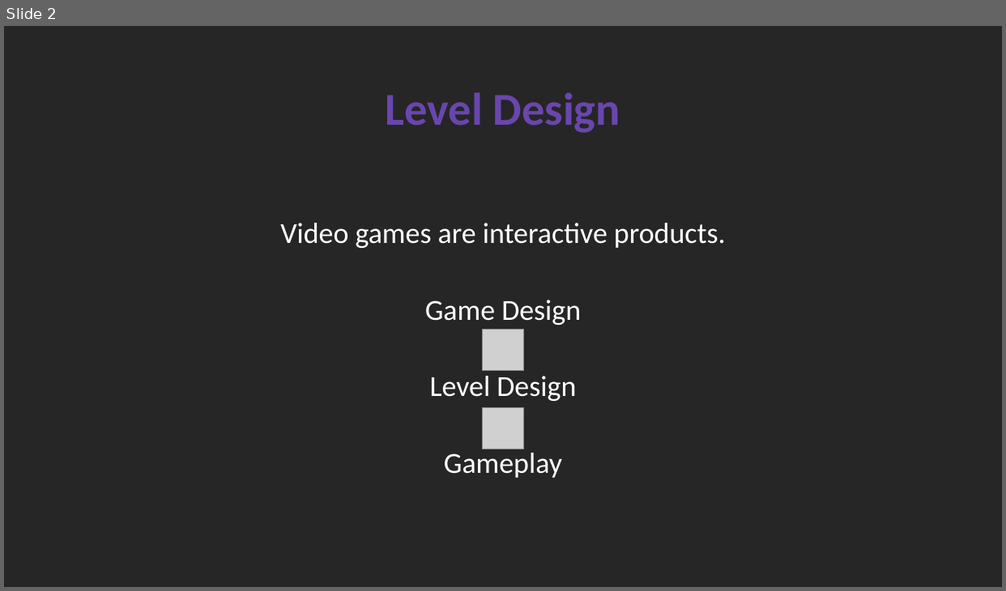
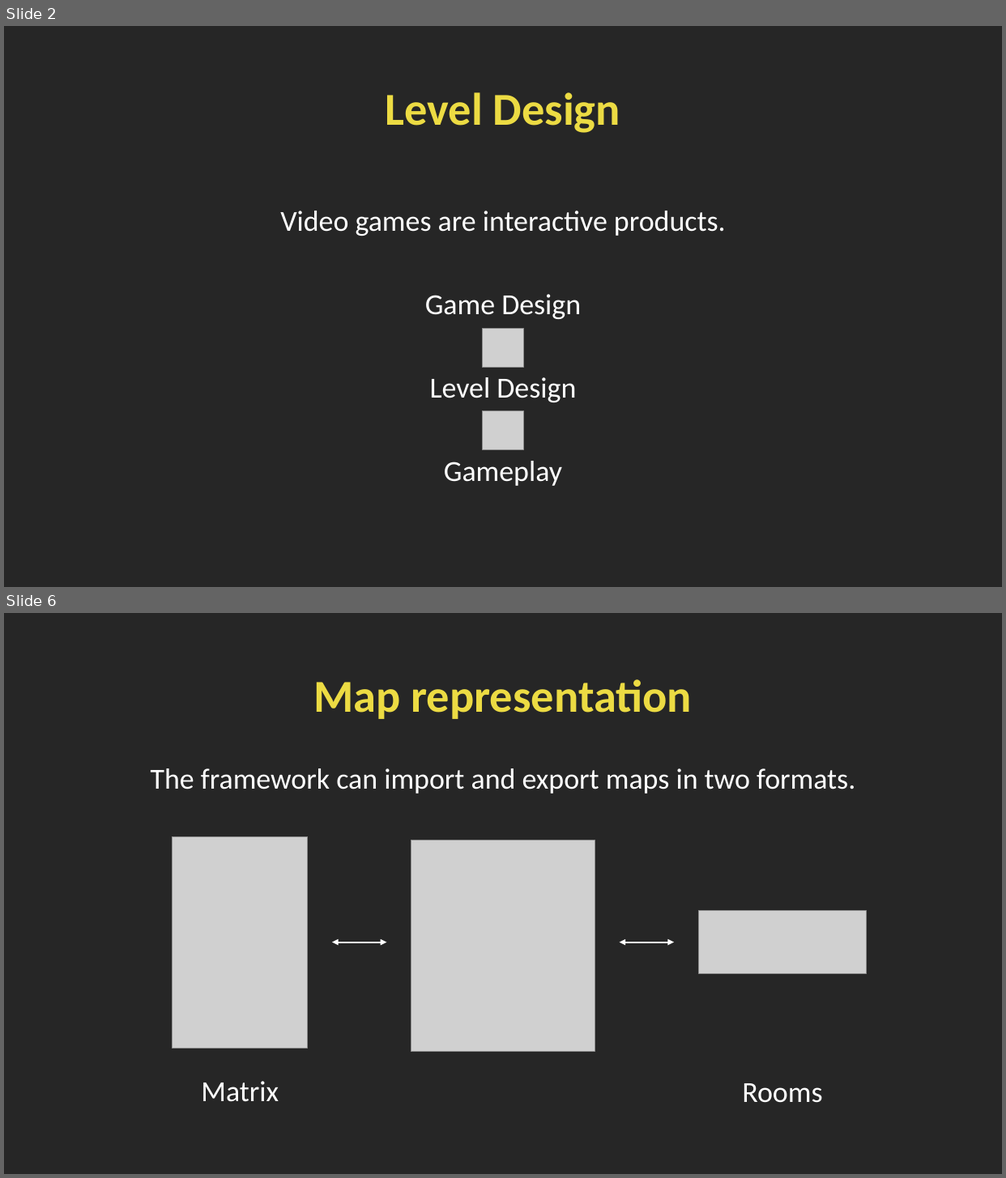
Before and after one commit to SimoDedo/ProjectArena, a slide deck: Presentation/An Online Framework for User-Based Analysis of Maps in First Person Shooters.pptx. Shown one above the other, each under a label of ours: slide 2 before the commit, slides 2 and 6 after it; the slides between them are not shown. The pictures are 1006x591 and 1006x1178 pixels, drawn with LibreOffice and Linux fonts; fonts in the diff are those of the drawing; grey boxes stand for pictures. Boxes give left, top, right and bottom in pixels: in the first picture for what was removed or moved away, otherwise in the second. Text is boxed around its words. In the diff, an @@ line names an element or a change of style, - is before the commit and + after.

```diff
--- a/Presentation/An Online Framework for User-Based Analysis of Maps in First Person Shooters.pptx
+++ b/Presentation/An Online Framework for User-Based Analysis of Maps in First Person Shooters.pptx
@@ slide 6 added at box(4, 613, 1002, 1174), background #262626 @@
@@ title added at box(313, 679, 692, 719), 44 pt, text #ECDB43, bold @@
+Map representation
@@ text added at box(151, 769, 855, 794), 28 pt, text #FFFFFF @@
+The framework can import and export maps in two formats.
@@ picture added at box(172, 837, 307, 1048) @@
@@ picture added at box(411, 841, 595, 1052) @@
@@ picture added at box(699, 911, 867, 973) @@
@@ double arrow added from (332, 943) to (386, 943), #FFFFFF 1.5 pt @@
@@ double arrow added from (620, 943) to (674, 943), #FFFFFF 1.5 pt @@
@@ text added at box(201, 1081, 279, 1102), 28 pt, text #FFFFFF @@
+Matrix
@@ text added at box(742, 1084, 822, 1103), 28 pt, text #FFFFFF @@
+Rooms
@@ slide 2 changed as well @@
@@ title "Level Design" at box(385, 92, 620, 133): text colour #6946AE to #ECDB43 @@
@@ text "Video games are interactive products.": place and size @@
-text "Video games are interactive products." at box(280, 223, 726, 478)
+text "Video games are interactive products." at box(280, 211, 726, 486)
@@ text "Video games are interactive products." at box(280, 211, 726, 486): line spacing 0.8 to 0.9 @@
@@ picture: place and size @@
-picture at box(483, 329, 524, 371)
+picture at box(483, 328, 524, 367)
@@ picture: place and size @@
-picture at box(483, 408, 524, 450)
+picture at box(483, 412, 524, 450)
```
Also in this commit, not shown: 15 other slides changed, 2 other slides added, 3 slides removed, 6 other files.
